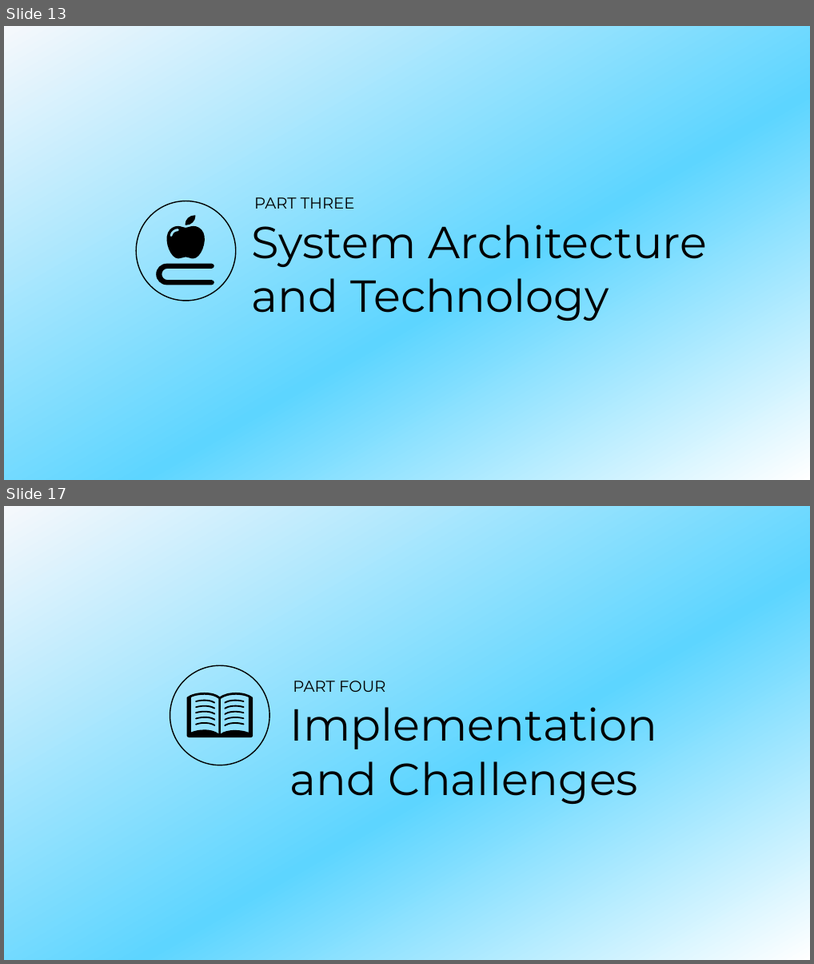
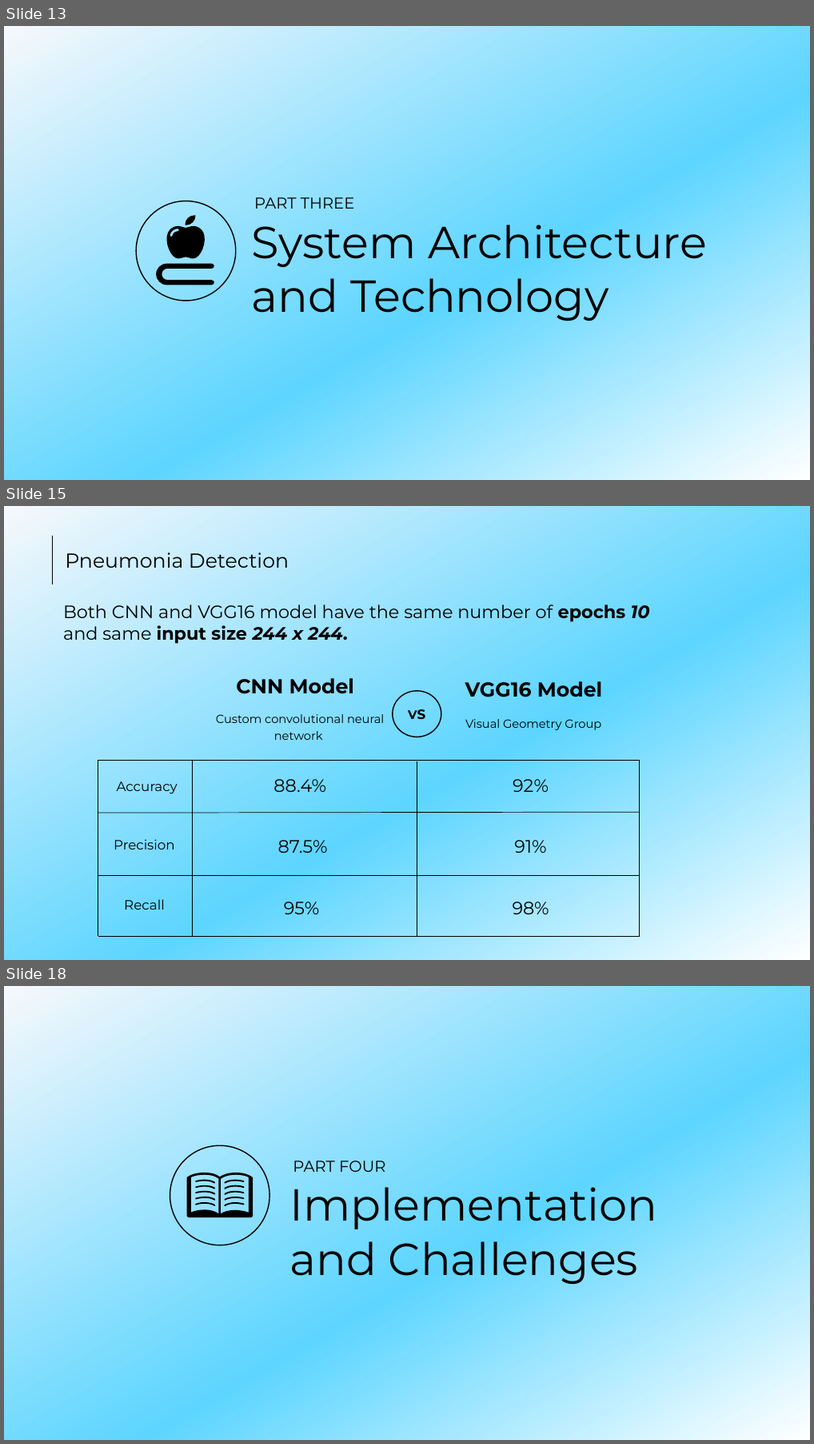
Before and after one commit to MediBooki/Documetion-files, a slide deck: Presentation/Presentation.pptx. Shown one above the other, each under a label of ours: slides 13 and 17 before the commit, slides 13, 15 and 18 after it; the slides between them are not shown. The pictures are 814x964 and 814x1444 pixels, drawn with LibreOffice and Linux fonts; fonts in the diff are those of the drawing. Boxes give left, top, right and bottom in pixels: in the first picture for what was removed or moved away, otherwise in the second. Text is boxed around its words. In the diff, an @@ line names an element or a change of style, - is before the commit and + after.

```diff
--- a/Presentation/Presentation.pptx
+++ b/Presentation/Presentation.pptx
@@ slide 15 added at box(4, 506, 810, 960), background gradient #F6F8FC to #5DD5FF to #FFFFFF @@
@@ line added from (52, 536) to (52, 585), #000000 0.5 pt @@
@@ text added at box(65, 552, 289, 568), 18 pt, text #000000 @@
+Pneumonia Detection
@@ text added at box(63, 604, 650, 644), 16 pt, text #000000 @@
+Both CNN and VGG16 model have the same number of epochs 10 and same input size 244 x 244.
@@ text added at box(236, 678, 354, 694), 18 pt, text #000000, bold @@
+CNN Model
@@ ellipse added at box(393, 691, 442, 736), outline #000000 1 pt, 11 pt, text #000000, bold @@
+VS
@@ text added at box(466, 681, 602, 697), 18 pt, text #000000, bold @@
+VGG16 Model
@@ text added at box(216, 714, 384, 740), 10.5 pt, text #000000 @@
+Custom convolutional neural network
@@ text added at box(466, 719, 602, 730), 10.5 pt, text #000000 @@
+Visual Geometry Group
@@ line added from (640, 760) to (98, 760), #000000 0.5 pt @@
@@ line added from (98, 935) to (98, 761), #000000 0.5 pt @@
@@ line added from (193, 935) to (193, 760), #000000 0.5 pt @@
@@ line added from (417, 936) to (417, 761), #000000 0.5 pt @@
@@ line added from (639, 936) to (639, 761), #000000 0.5 pt @@
@@ text added at box(117, 781, 178, 794), 12 pt, text #000000 @@
+Accuracy
@@ text added at box(274, 779, 326, 792), 16 pt, text #000000 @@
+88.4%
@@ text added at box(513, 779, 549, 792), 16 pt, text #000000 @@
+92%
@@ line added from (639, 812) to (98, 812), #000000 0.5 pt @@
@@ text added at box(114, 839, 175, 849), 12 pt, text #000000 @@
+Precision
@@ text added at box(278, 840, 328, 852), 16 pt, text #000000 @@
+87.5%
@@ text added at box(514, 840, 546, 852), 16 pt, text #000000 @@
+91%
@@ line added from (639, 875) to (98, 875), #000000 0.5 pt @@
@@ text added at box(124, 899, 165, 909), 12 pt, text #000000 @@
+Recall
@@ text added at box(284, 901, 320, 914), 16 pt, text #000000 @@
+95%
@@ text added at box(513, 901, 550, 914), 16 pt, text #000000 @@
+98%
@@ line added from (640, 936) to (98, 936), #000000 0.5 pt @@
@@ what was slide 17 is now slide 18 @@
```
Also in this commit, not shown: 4 slides changed, 2 other files.
